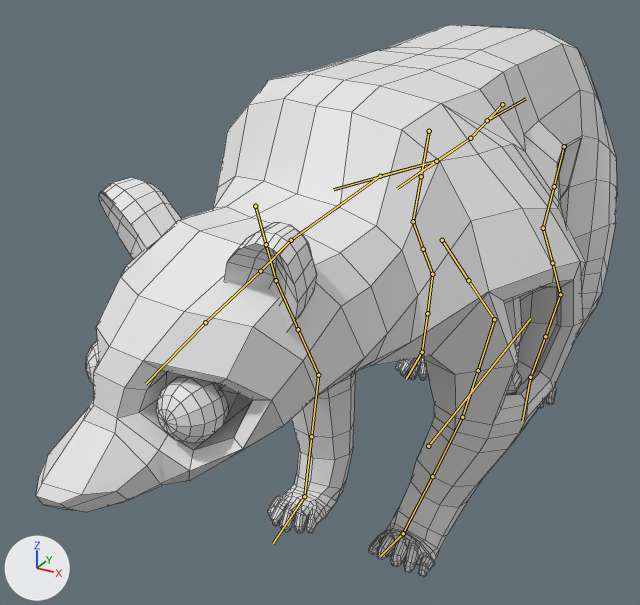
The FBX model HH/Assets/Entities/Harmfull/Infected Bear/Models/bear_I.fbx, before and after one commit.
Before and after are seen from a 50 mm lens placed at (0.97, -2.57, 1.75), pointed at (-0.19, -0.47, 0.7). The axes (+X, +Y, +Z) are drawn at lower left. The lights are the same throughout. Both versions are drawn at frame 14 of the action 'bear rig|bear/walk'; the numbers are the values there. The bones that bend it are drawn over the model as lines. Mesh edges are drawn as thin lines.

Names of what the first picture shows: 'bear/I'.
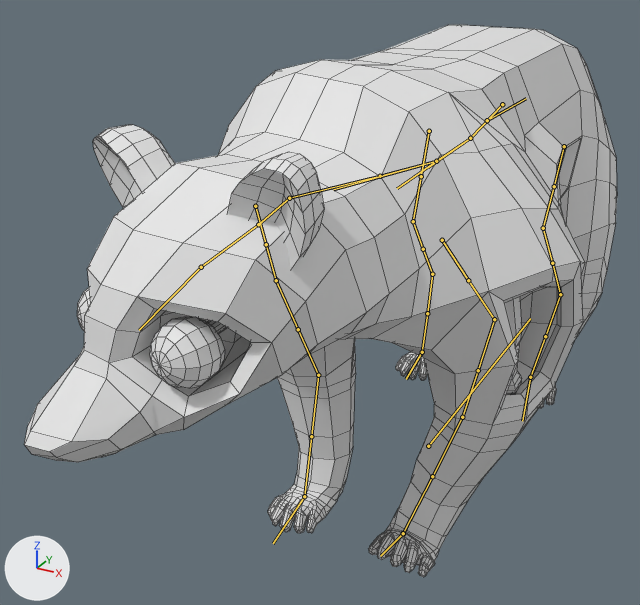
What changed in the scene script:
```text
Change bone_def_spine_003:
    where bone_def_spine_003 = bpy.data.objects['bear rig'].pose.bones['DEF-spine.003']  # child of 'DEF-spine.002'
    bone_def_spine_003.rotation_quaternion: (0.991, 0.13, -0.001, 0.025) -> (1.0, 0.004, -0.004, 0.024)  # degrees (15, -1, 3) -> degrees (0, -1, 3)
Change bone_def_neck:
    where bone_def_neck = bpy.data.objects['bear rig'].pose.bones['DEF-neck']  # child of 'DEF-spine.003'
    bone_def_neck.rotation_quaternion: (0.996, -0.047, 0.039, 0.065) -> (0.999, 0.013, 0.03, 0.043)  # degrees (-5, 5, 7) -> degrees (2, 3, 5)
Change bone_def_head:
    where bone_def_head = bpy.data.objects['bear rig'].pose.bones['DEF-head']  # child of 'DEF-neck.001'
    bone_def_head.rotation_quaternion: (0.986, -0.139, 0.003, 0.088) -> (0.989, -0.077, 0.007, 0.124)  # degrees (-16, 2, 10) -> degrees (-9, 2, 14)
```

Boxes [x1, y1, x2, y2] around the edits, measured in the pictures (640 x 605 px):
'bear/I', posed
    before: [36, 25, 617, 577]
    after: [24, 25, 617, 577]
bone 'DEF-spine.003', root to tip
    before: (380, 176) to (291, 240)
    after: (380, 176) to (289, 198)
bone 'DEF-neck', root to tip
    before: (291, 240) to (260, 271)
    after: (289, 198) to (258, 224)
bone 'DEF-head', root to tip
    before: (205, 322) to (145, 384)
    after: (201, 267) to (139, 330)
